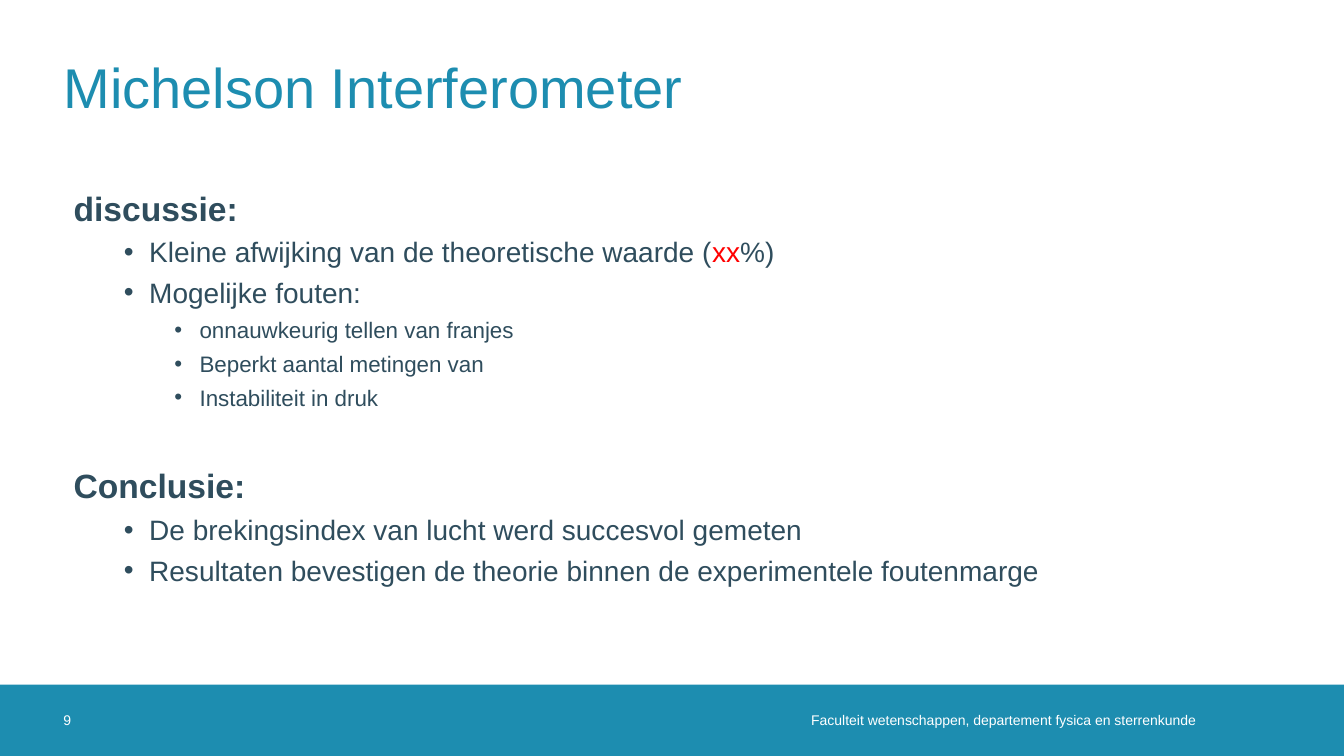
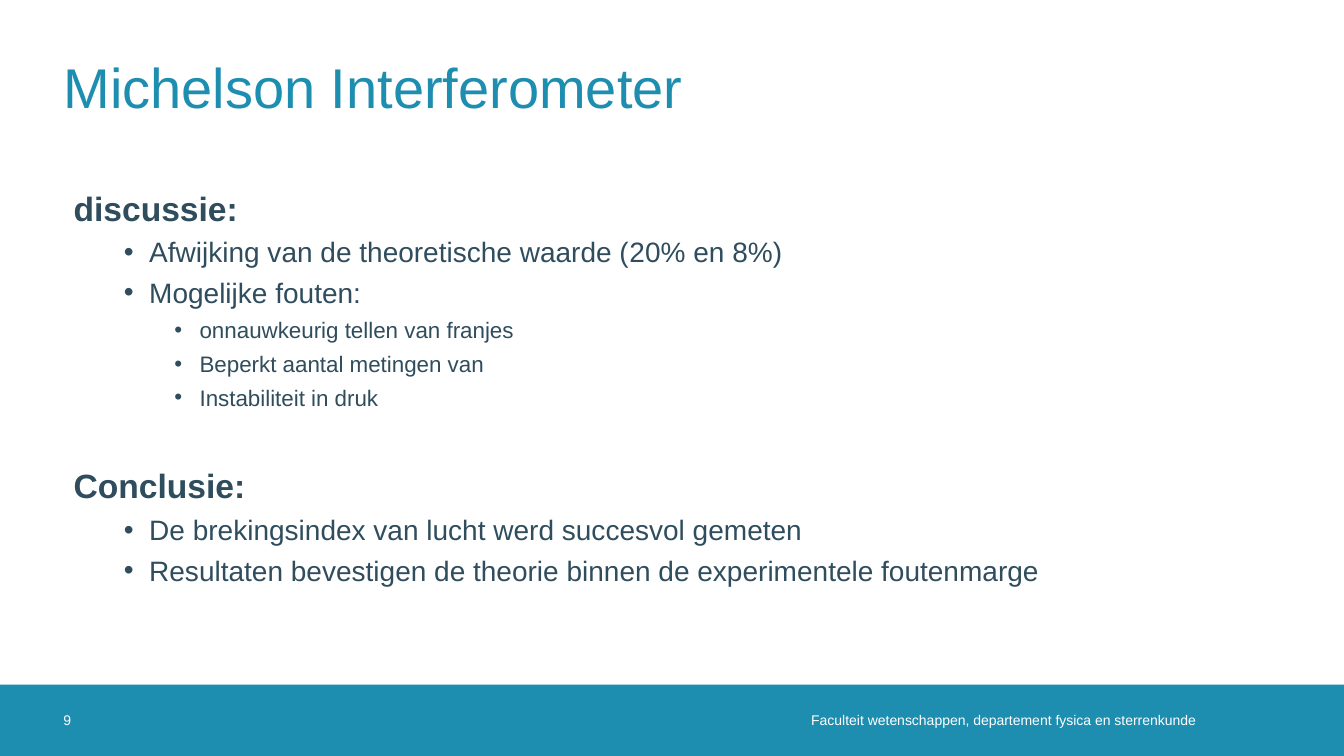
Before and after one commit to MathiMuts/Experimentele, a slide deck: slide 9 of Practicum13_(Advanced_2)/Geavanceerde-proeven.pptx. Drawn at 1344x756 pixels with LibreOffice and Linux fonts; fonts in the diff are those of the drawing; background and template pictures are left out. Boxes give left, top, right and bottom in pixels: in the first picture for what was removed or moved away, otherwise in the second. Text is boxed around its words. In the diff, an @@ line names an element or a change of style, - is before the commit and + after.

```diff
--- a/Practicum13_(Advanced_2)/Geavanceerde-proeven.pptx
+++ b/Practicum13_(Advanced_2)/Geavanceerde-proeven.pptx
@@ text at [149, 241, 782, 268]: text changed @@
-  • Kleine afwijking van de theoretische waarde (xx%)
+  • Afwijking van de theoretische waarde (20% en 8%)
```
Also in this commit, not shown: 5 other slides changed, 2 other files.
